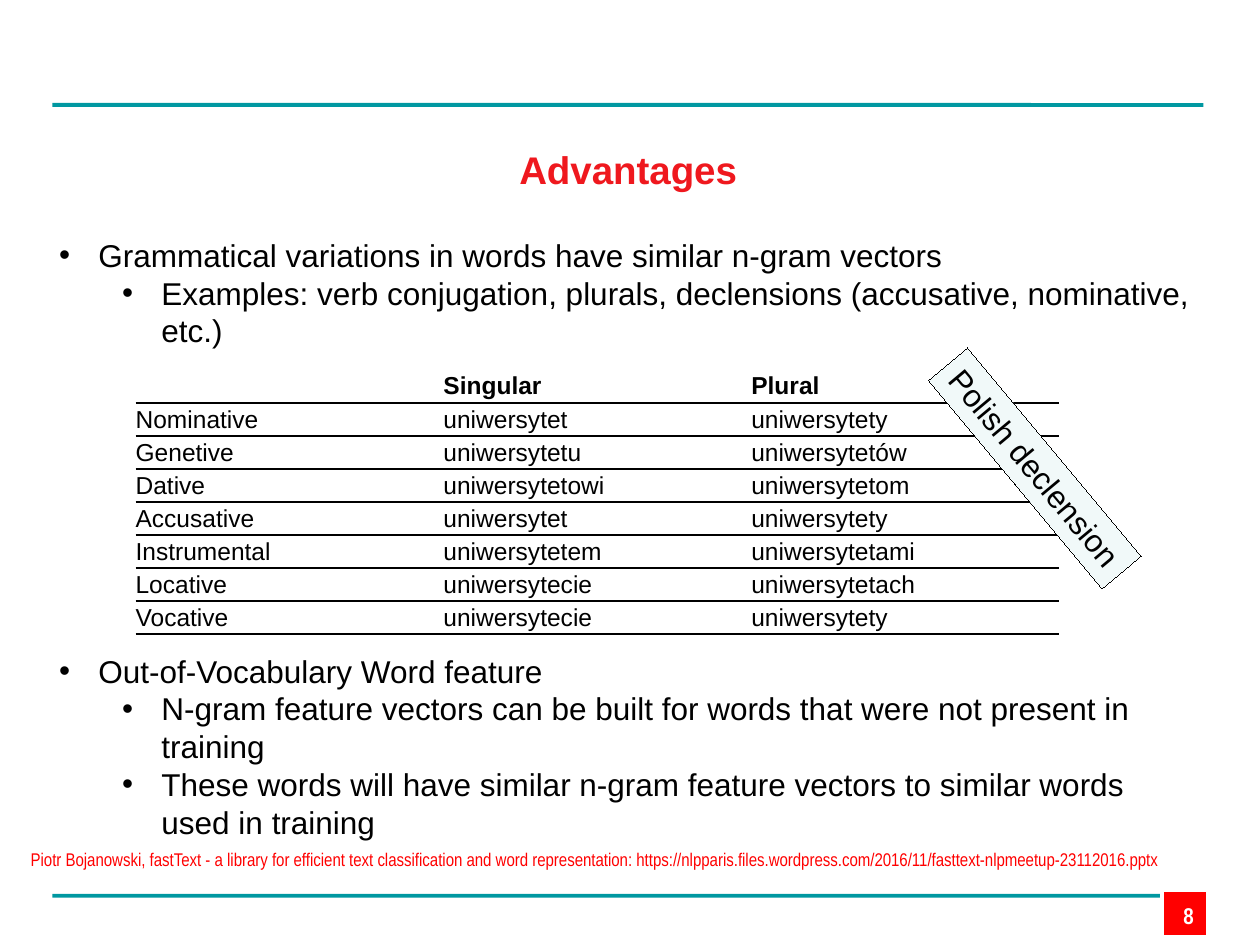
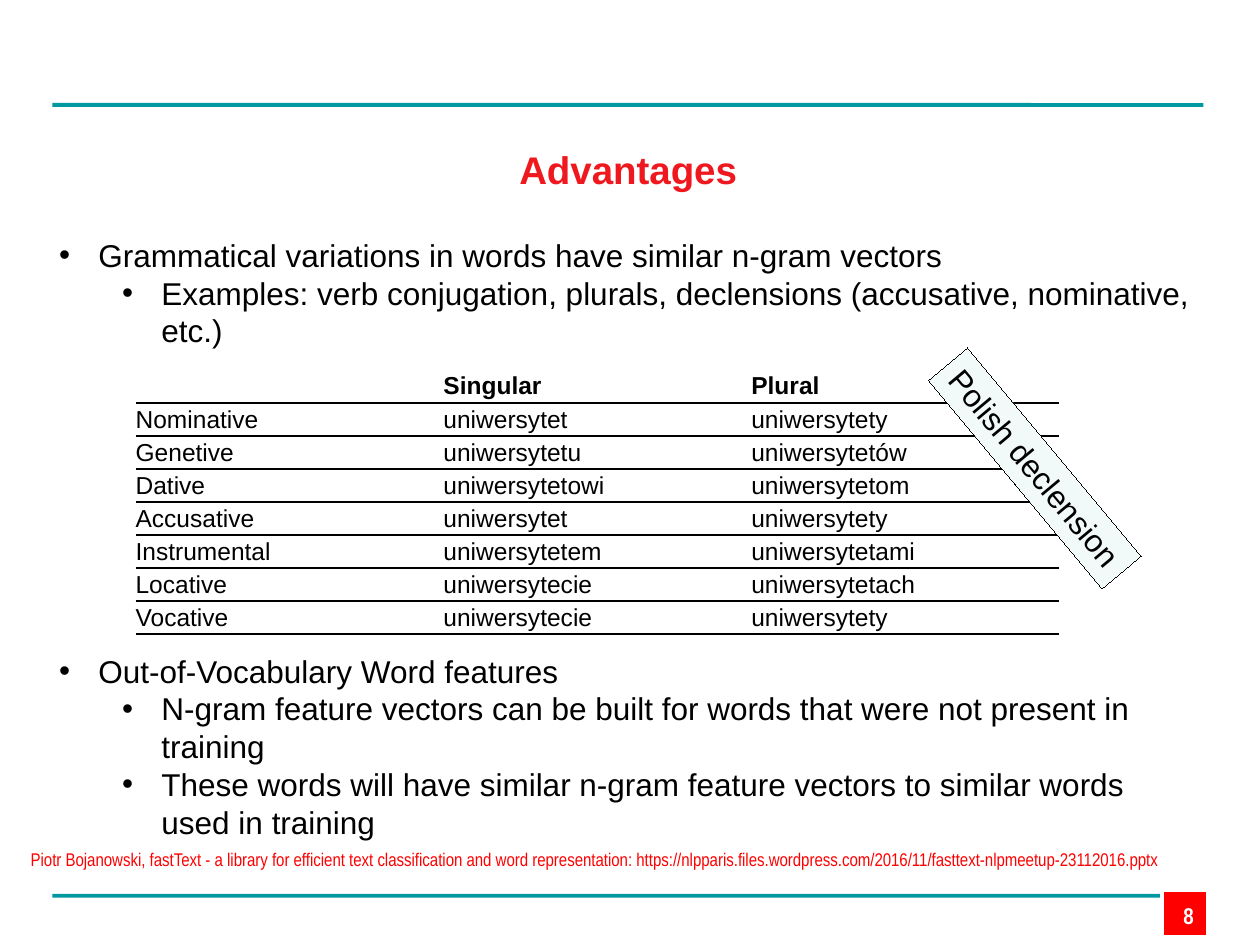
Before and after one commit to edpape007/NLP, a slide deck: slide 8 of Presentation_Subword.pptx. Drawn at 1260x945 pixels with LibreOffice and Linux fonts; fonts in the diff are those of the drawing; background and template pictures are left out. Boxes give left, top, right and bottom in pixels: in the first picture for what was removed or moved away, otherwise in the second. Text is boxed around its words. In the diff, an @@ line names an element or a change of style, - is before the commit and + after.

```diff
--- a/Presentation_Subword.pptx
+++ b/Presentation_Subword.pptx
@@ text at (98, 660, 558, 689): text changed @@
-• Out-of-Vocabulary Word feature
+• Out-of-Vocabulary Word features
```
Also in this commit, not shown: 1 other slide changed.
